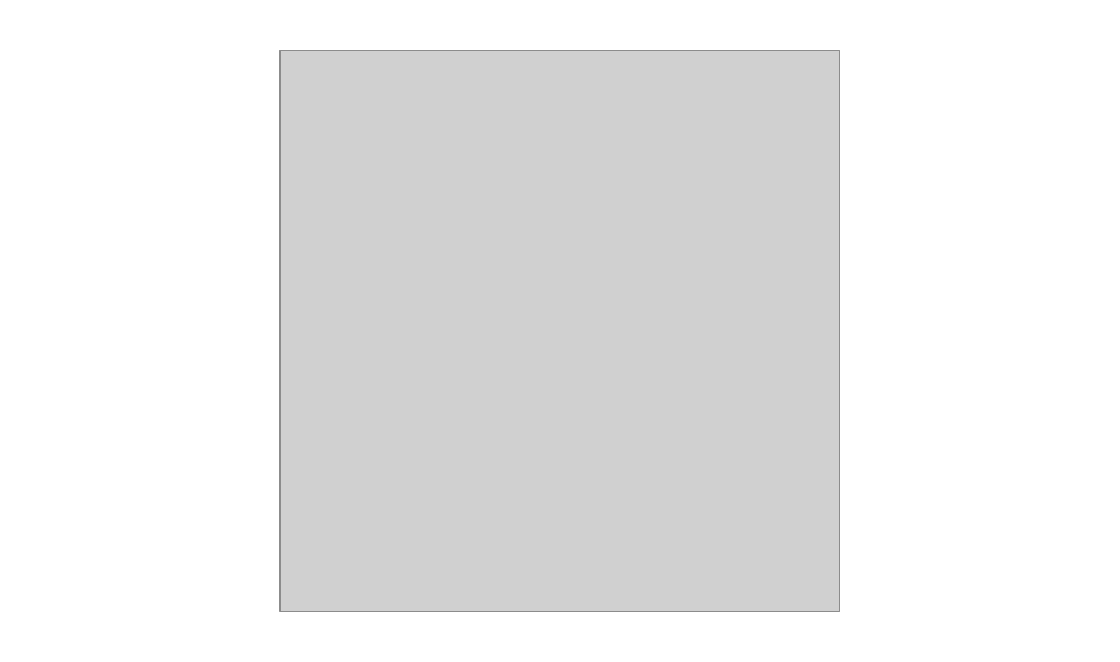
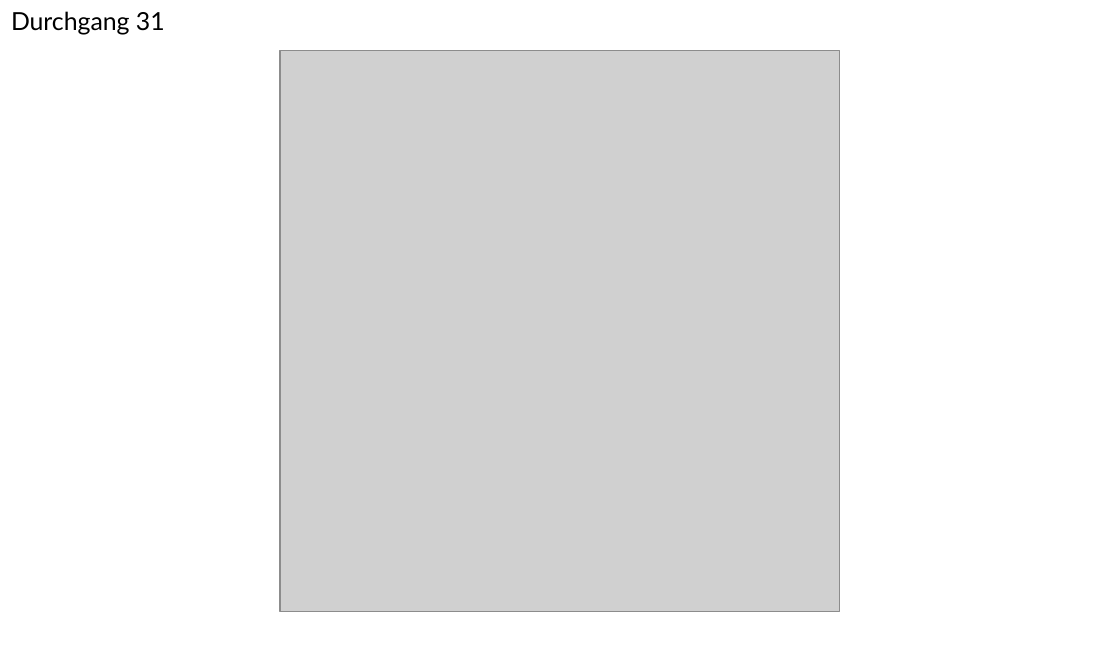
Before and after one commit to mfkattner/mfkattner.github.io, a slide deck: slide 31 of doc/ml-constant.pptx. Drawn at 1120x662 pixels with LibreOffice and Linux fonts; fonts in the diff are those of the drawing; grey boxes stand for pictures. Boxes give left, top, right and bottom in pixels: in the first picture for what was removed or moved away, otherwise in the second. Text is boxed around its words. In the diff, an @@ line names an element or a change of style, - is before the commit and + after.

```diff
--- a/doc/ml-constant.pptx
+++ b/doc/ml-constant.pptx
@@ page number added at [11,11,165,35], 16 pt, text #000000 @@
+Durchgang 31
```
Also in this commit, not shown: 32 other slides changed, 1 other file.
